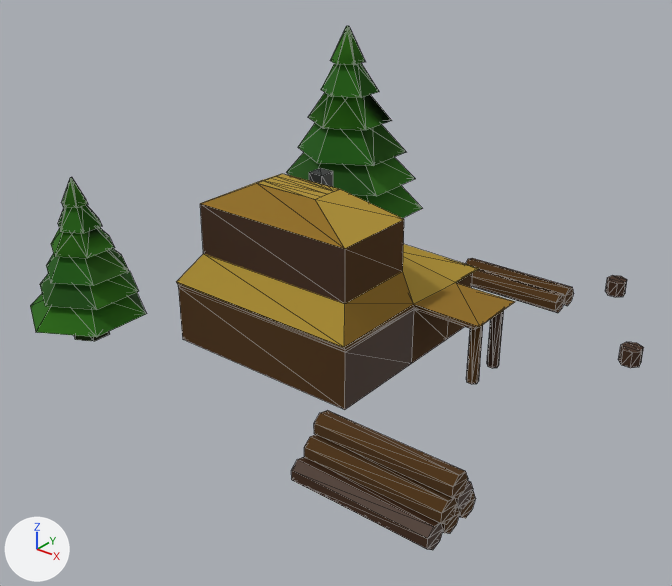
An edit to the glTF model models/lumber2.glb, drawn before and after from the same camera.
Before and after are seen from a camera (50 mm lens) standing at (17.5, -23.8, 15.5) and looking at (-0.2, -1.7, 1.8). Every picture has the same lights, and +X, +Y and +Z are marked at lower left. Mesh edges are drawn as thin lines. Where no turn or scale is listed for an object, it has been applied to the vertices. Vertices at the same position are counted once.
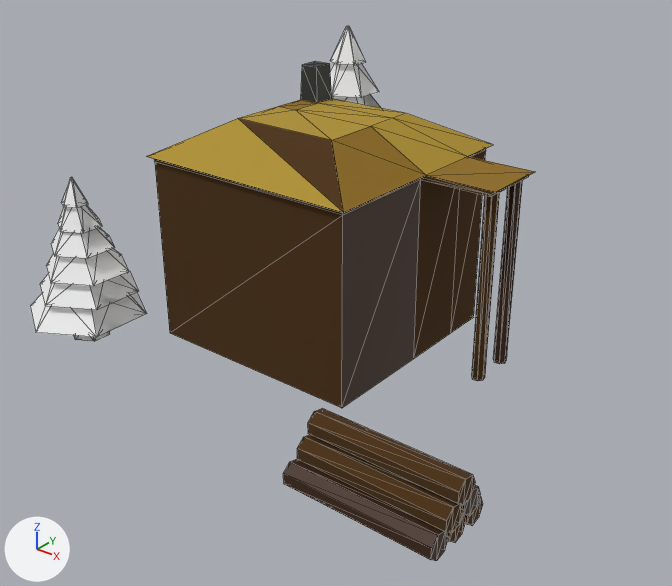
Where the newer file only moved an object's origin or applied its transform, the numbers keep the older frame.

Changed parts and their boxes (x1, y1, x2, y2) in the pictures (672 x 586 px; the box of a moved part takes in the faces that stretch with it):
```json
{"object": "Cube", "change": "reshaped", "before": [30, 26, 644, 550], "after": [30, 26, 536, 561], "on screen": "18% narrower"}
{"part": 1, "of": "me_cube_001", "change": "added", "after": [283, 459, 449, 561], "on screen": "brown"}
{"part": 2, "of": "me_cube_001", "change": "added", "after": [462, 485, 481, 516]}
{"part": 3, "of": "me_cube_001", "change": "added", "after": [493, 180, 523, 364]}
{"part": 4, "of": "me_cube_001", "change": "added", "after": [447, 514, 466, 543]}
{"part": 5, "of": "me_cube_001", "change": "added", "after": [465, 497, 483, 526]}
{"part": 6, "of": "me_cube_001", "change": "added", "after": [472, 192, 500, 381], "on screen": "brown"}
{"part": 7, "of": "me_cube_001", "change": "rebuilt", "before": [176, 168, 515, 410], "after": [147, 61, 536, 408], "on screen": "15% wider, 43% taller"}
{"part": 8, "of": "me_cube_001", "change": "deleted", "before": [291, 258, 644, 550], "on screen": "brown"}
{"part": 9, "of": "me_cube_001", "change": "moved or reshaped", "before": [304, 410, 468, 525], "after": [297, 408, 475, 533]}
{"part": 10, "of": "me_cube_001", "change": "recoloured", "before": [36, 26, 381, 341], "after": [36, 26, 381, 341]}
```

Edits to the scene script, one JSON object a line:
```json
{"op": "add", "block": "mat_material_007", "code": ["mat_material_007 = principled_material('Material.007')", "mat_material_007.base_color = (1.0, 1.0, 1.0)  # white #ffffff", "mat_material_007.metallic = 1.0", "mat_material_007.roughness = 1.0"]}
{"block": "me_cube_001", "where": "# used by ob_cube; location = (-0.8, -1.43, 1.03)"}
{"op": "remove", "block": "me_cube_001", "code": "me_cube_001.from_pydata(...)  # 453 vertices, 967 faces; spans x -8.1..9.6, y -7.5..10.5, z -1.2..8.0"}
{"op": "add", "block": "me_cube_001", "code": "me_cube_001.from_pydata(...)  # 358 vertices, 801 faces; spans x -8.1..9.6, y -7.7..10.5, z -1.1..8.0"}
{"block": "me_cube_001", "change": "me_cube_001 part 1: a new loose piece, a 7-sided cylinder along x spanning x 4.78..9.41, y -7.72..-6.97, z -0.93..-0.16, in mat_wood2 (brown #3f240f)"}
{"block": "me_cube_001", "change": "me_cube_001 part 2: a new loose piece, a 7-sided cylinder along x spanning x 4.88..9.5, y -6.46..-5.71, z -0.35..0.42, in mat_wood2 (brown #3f240f)"}
{"block": "me_cube_001", "change": "me_cube_001 part 3: a new loose piece, a 7-sided cylinder along z spanning x 5.43..5.85, y 1.97..2.38, z -1.13..5.28, in mat_wood2 (brown #3f240f)"}
{"block": "me_cube_001", "change": "me_cube_001 part 4: a new loose piece, a 7-sided cylinder along x spanning x 4.78..9.41, y -6.91..-6.16, z -0.93..-0.16, in mat_material_001 (brown #4b2e03)"}
{"block": "me_cube_001", "change": "me_cube_001 part 5: a new loose piece, a 7-sided cylinder along x spanning x 4.78..9.41, y -6.1..-5.35, z -0.93..-0.16, in mat_material_001 (brown #4b2e03)"}
{"block": "me_cube_001", "change": "me_cube_001 part 6: a new loose piece, a 7-sided cylinder along z spanning x 5.43..5.85, y 0.58..0.99, z -1.13..5.28, in mat_material_001 (brown #4b2e03)"}
{"block": "me_cube_001", "change": "me_cube_001 part 7: the loose piece of 93 vertices spanning x -6.1..6.0, y -3.6..3.7, z -1.0..4.7 is rebuilt with 54 vertices and now spans x -4.3..6.1, y -3.8..4.2, z -0.9..7.8"}
{"block": "me_cube_001", "change": "me_cube_001 part 8: 10 loose pieces with 140 vertices, spanning x 1.4..9.6, y -7.4..9.3, z -1.2..1.0, are deleted"}
{"block": "me_cube_001", "change": "me_cube_001 part 9: 1 vertex moved within x 4.9, y -6.7, z 0.3; 26 vertices removed from x 4.9..9.2, y -7.0..-5.9, z -0.5..0.9; 26 vertices added at x 4.9..9.6, y -7.3..-6.1, z -0.4..1.0"}
{"block": "me_cube_001", "change": "me_cube_001 part 10: 295 faces spanning x -8.1..-2.0, y -7.5..10.5, z -0.9..8.0 switch from mat_leaves to mat_material_007 (white #ffffff)"}
```
